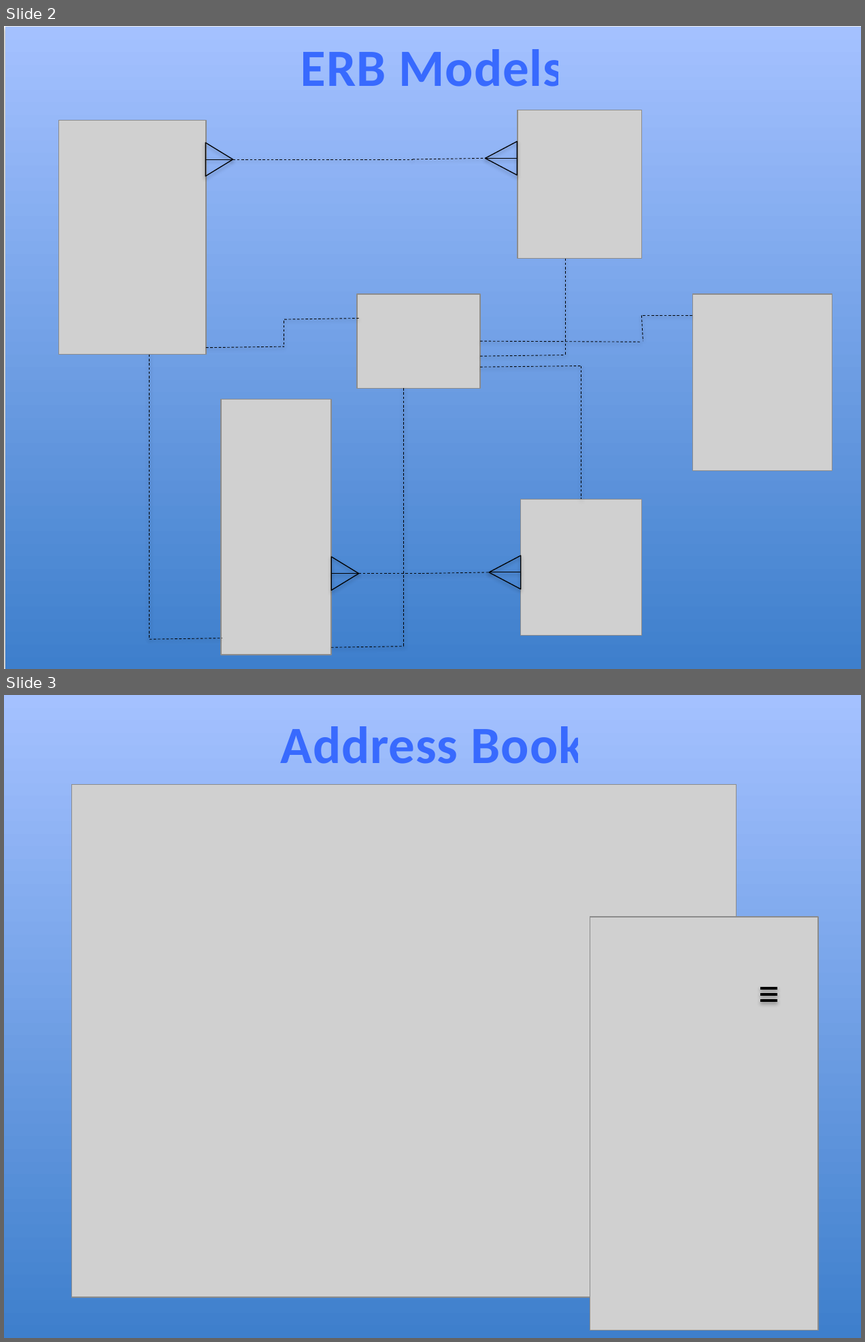
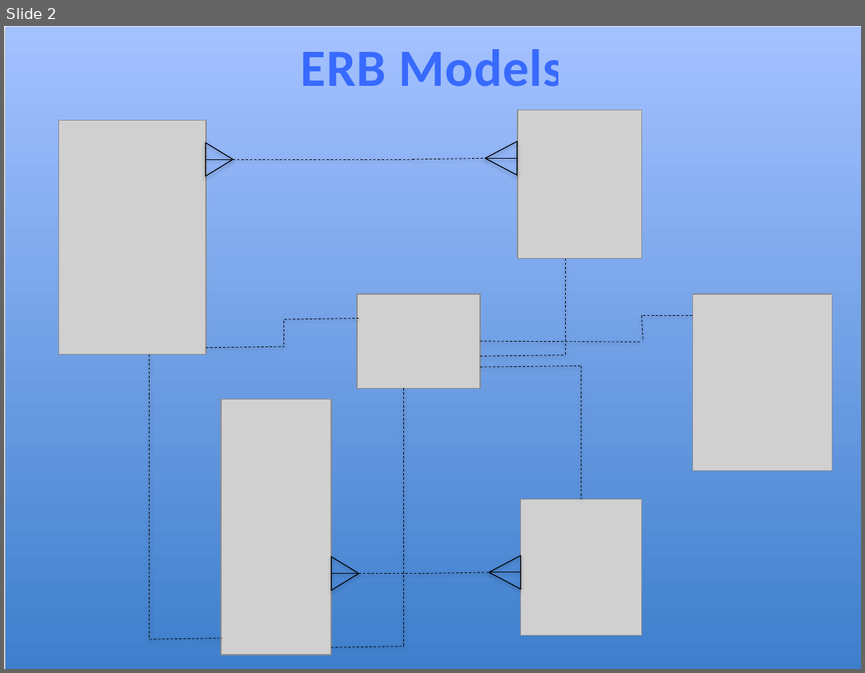
Before and after one commit to hobbske/tennis_app, a slide deck: docs/powerpt_mockup.pptx. Shown one above the other, each under a label of ours: slides 2 and 3 before the commit, slide 2 after it. The pictures are 865x1342 and 865x673 pixels, drawn with LibreOffice and Linux fonts; fonts in the diff are those of the drawing; grey boxes stand for pictures. Boxes give left, top, right and bottom in pixels: in the first picture for what was removed or moved away, otherwise in the second. Text is boxed around its words. In the diff, an @@ line names an element or a change of style, - is before the commit and + after.

```diff
--- a/docs/powerpt_mockup.pptx
+++ b/docs/powerpt_mockup.pptx
@@ slide 3 removed at <box>4,695,861,1338</box>, background #FFFFFF @@
@@ rectangle removed at <box>4,695,861,1338</box> @@
@@ text removed at <box>281,726,583,764</box> @@
-Address Book
@@ picture removed at <box>72,784,736,1297</box> @@
@@ rectangle removed at <box>77,801,733,1276</box> @@
@@ group removed at <box>590,917,818,1330</box>: 3 lines, 1 picture @@
```
Also in this commit, not shown: 3 slides changed, 1 slide added, 21 other files.
